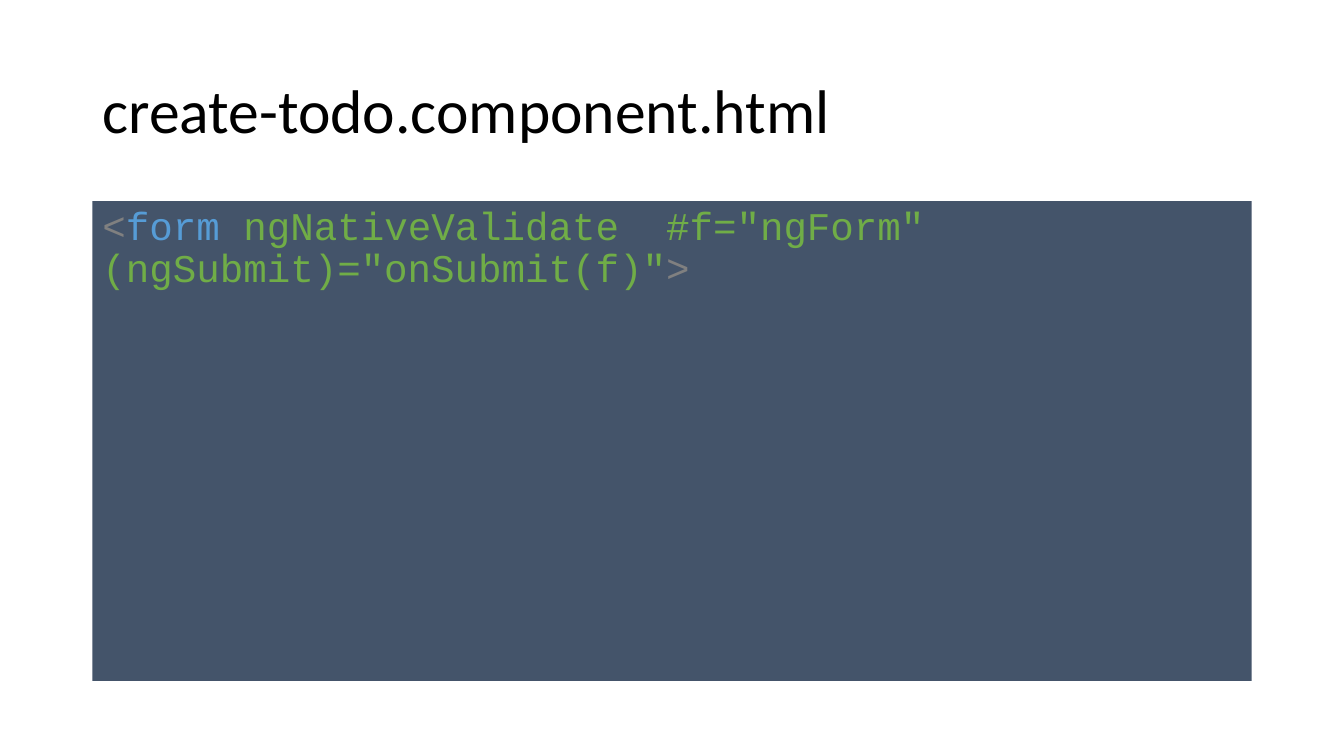
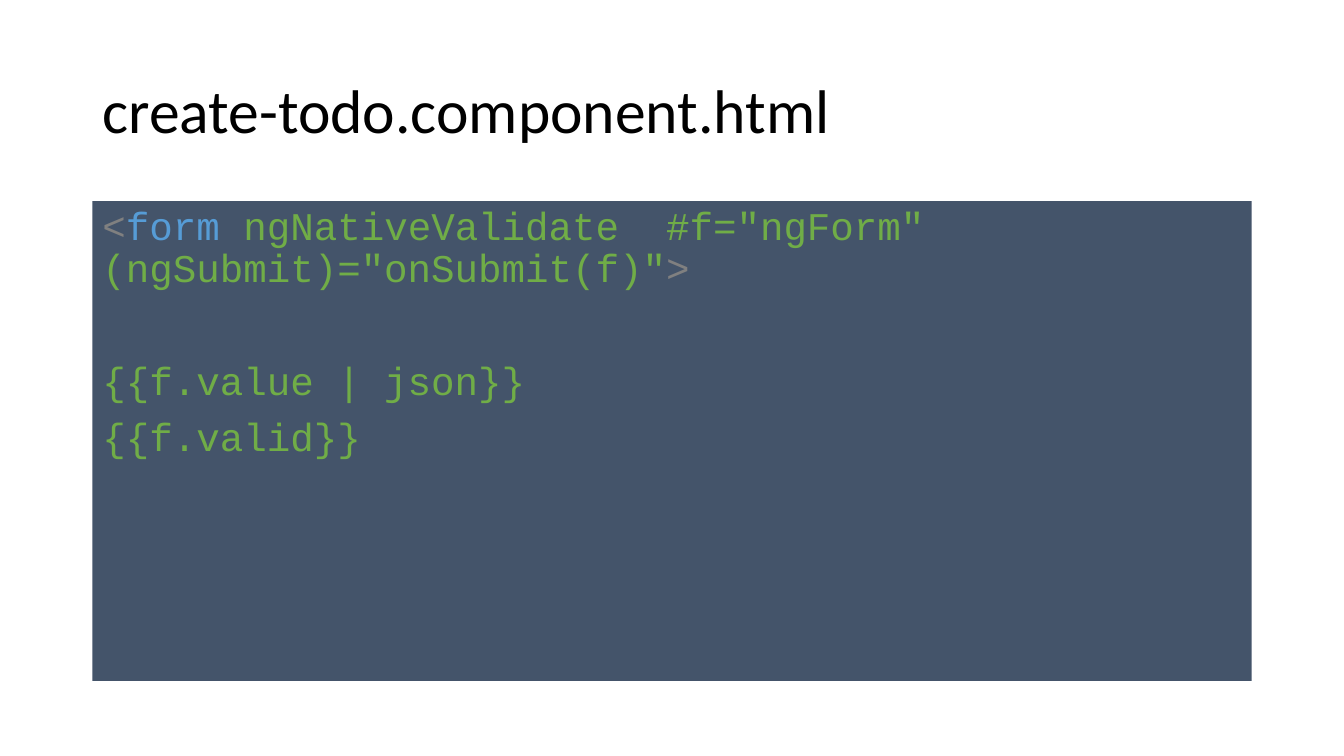
Before and after one commit to spirit-coding/todo-app-aj33349, a slide deck: slide 27 of Angular2.pptx (slide 25 before the commit). Drawn at 1344x756 pixels with LibreOffice and Linux fonts; fonts in the diff are those of the drawing. Boxes give left, top, right and bottom in pixels: in the first picture for what was removed or moved away, otherwise in the second. Text is boxed around its words. In the diff, an @@ line names an element or a change of style, - is before the commit and + after.

```diff
--- a/Angular2.pptx
+++ b/Angular2.pptx
@@ text at <box>102,367,525,459</box>: paragraphs added @@
+{{f.value | json}}
+{{f.valid}}
```
Also in this commit, not shown: 6 other slides changed, 4 slides added.
